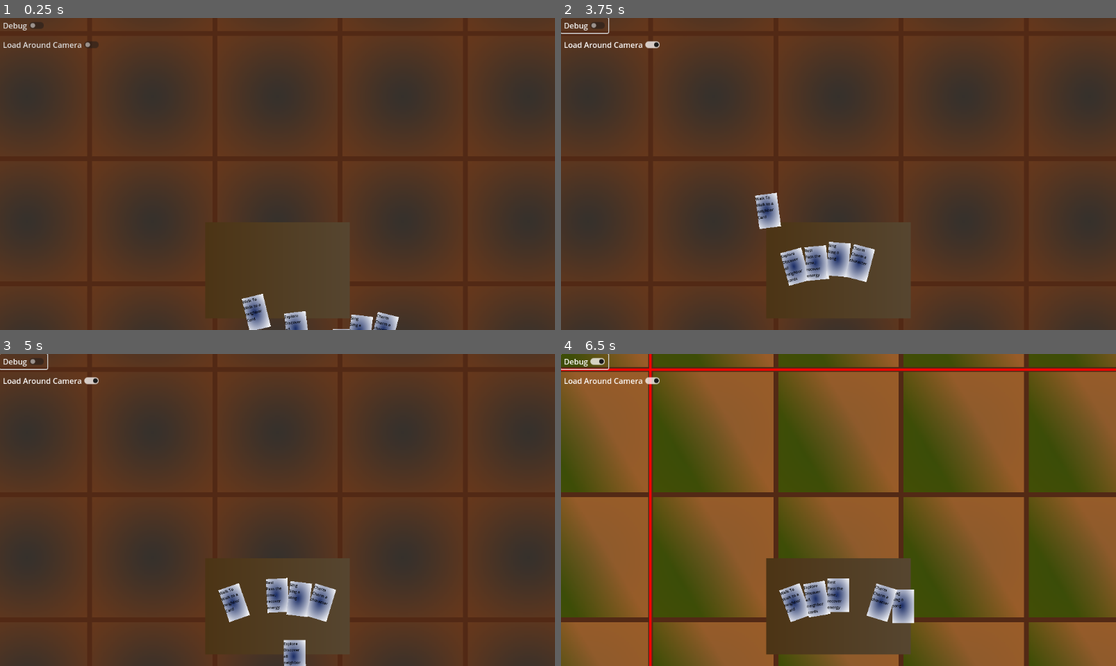
Above: before the commit, frames 1-4 (two rows, left to right).
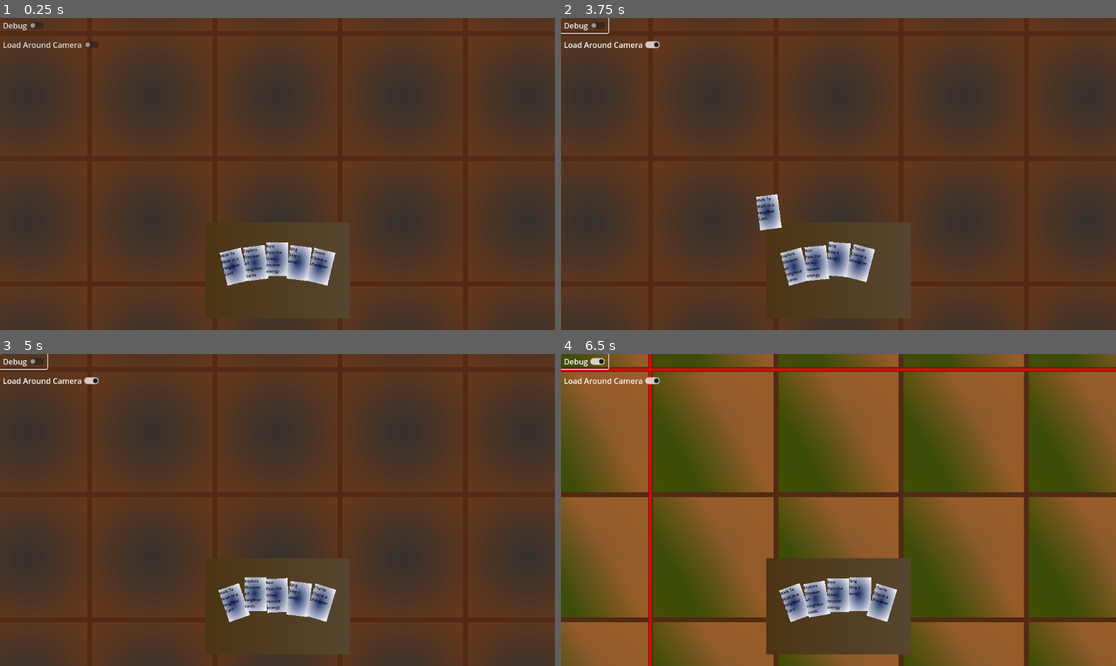
Above: after the commit, the same moments.

Repository: dollythecamus/world-of-cards
Game: Godot game, scene res://world/world.tscn
The game is run twice, just before and just after one commit, with the same random seed, the same clock (stepped at 60 frames per second) and the same inputs. The engine's default icon, where the game draws it, is replaced by a stand-in: a white triangle on a blue panel in a dark square.
Inputs (mouse positions are in pixels of both pictures, inside the frame that each line leads up to):
- Up to frame 1 (0.25 s): no input
- Up to frame 2 (3.75 s): click (610, 46) at 0.5 s, where only the run before the commit has a clickable "Load Around Camera"; click (583, 24) at 1.25 s, where only the run before the commit has a clickable "Debug"; click (583, 24) at 2 s, where only the run before the commit has a clickable "Debug"; click (583, 24) at 2.75 s, where only the run before the commit has a clickable "Debug"; tap Enter at 3.5 s; drag from (794, 267) to (710, 96) at 3.52 s
- Up to frame 3 (5 s): drag from (255, 600) to (149, 432) at 4.27 s
- Up to frame 4 (6.5 s): move the mouse to (838, 594) at 5.02 s; click (838, 594) at 5.17 s; tap Space at 5.75 s; drag from (860, 600) to (710, 556) at 5.77 s

The runs differ from the first frame. In frame 1, 3.2% of the frame differs, in the area x 39-72%, y 71-100%; in frame 2, 0.2%; in frame 3, 0.8%; in frame 4, 0.8%.

Commit message:
testing more of the 3D world and making stuff more flexible

Diff:
--- a/3DWorldTest/3DWorldTest.tscn
+++ b/3DWorldTest/3DWorldTest.tscn
@@ -22,7 +22,7 @@
 background_mode = 2
 sky = SubResource("Sky_hkgxf")
 
-[node name="3dWorld" type="Node3D"]
+[node name="World" type="Node"]
 
 [node name="Tabletop" type="MeshInstance3D" parent="."]
 mesh = SubResource("PlaneMesh_2atg6")
@@ -38,6 +38,7 @@
 
 [node name="Camera3D" type="Camera3D" parent="."]
 transform = Transform3D(1, 0, 0, 0, 0.962541, 0.271138, 0, -0.271138, 0.962541, 0, 3.2486, 3.38997)
+current = true
 
 [node name="WorldEnvironment" type="WorldEnvironment" parent="."]
 environment = SubResource("Environment_pxhsx")
--- a/3DWorldTest/player.gd
+++ b/3DWorldTest/player.gd
@@ -8,14 +8,12 @@
 	set(v):
 		card.set_position(v, indexed_pos)
 		position = card.position.global
-
 var indexed_pos: Vector2i:
 	get():
 		return card.position.indexed_pos
 	set(v):
 		card.set_position(chunk, v)
 		position = card.position.global
-
 var global: Vector3:
 	get():
 		return card.position.global
--- a/3DWorldTest/world_generator3D.gd
+++ b/3DWorldTest/world_generator3D.gd
@@ -23,9 +23,7 @@
 
 func _ready():
 	set_process(false)
-
-	load_chunks_around_target(5)
-
+	load_chunks_around_target(2)
 	#_load_all_chunks_from_file()
 
 func _exit_tree():
@@ -171,40 +169,18 @@
 				continue  # Skip the card itself
 
 			var pos = Vector2i(card.indexed_pos.x + dx, card.indexed_pos.y + dy)
-			var n = correct_neighbors(current_chunk, pos)
+			var n = GridCard3D.correct_position(current_chunk, pos)
 
 			if loaded_chunks.has(n.chunk) and loaded_chunks[n.chunk][n.indexed_pos]:
 				neighbors.append(loaded_chunks[n.chunk][n.indexed_pos])
 	return neighbors
 
-func correct_neighbors(chunk, indexed_pos):
-	# Check if the indexed_position is outside the current chunk and correct the position
-
-	var p = indexed_pos
-	var c = chunk
-
-	if p.x < 0:
-		p.x = Chunk.SIZE.x - 1
-		c.x -= 1
-	elif p.x >= Chunk.SIZE.x:
-		p.x = 0
-		c.x += 1
-
-	if p.y < 0:
-		p.y = Chunk.SIZE.y - 1
-		c.y -= 1
-	elif p.y >= Chunk.SIZE.y:
-		p.y = 0
-		c.y += 1
-
-	return {'chunk': c, 'indexed_pos':p}
-
 func load_chunks_around_target(render_distance = RENDER_DISTANCE):
 	if not is_loaded(load_target.chunk):
 		load_chunk(load_target.chunk)
 
-	for dx in range(-render_distance, render_distance):  # Load chunks in a 5x5 grid around the player
-		for dy in range(-render_distance, render_distance):
+	for dx in range(-render_distance+1, render_distance):  # Load chunks in a grid around the target
+		for dy in range(-render_distance+1, render_distance):
 			var d = Vector2i(dx, dy)
 			if not is_loaded(load_target.chunk + d): # only loads new chunks when the player moved to an unloaded place
 				load_chunk(load_target.chunk + d)
--- a/Cards/DragCard.gd
+++ b/Cards/DragCard.gd
@@ -26,6 +26,7 @@
 const VELOCITY_THRESHOLD = 200.0
 
 var drag_speed := 35.0
+var acceleration := 1000.0
 var angular_speed := 255.0
 var mouse_over_offset := Vector2(0, -20)
 var is_close_threshold := 21.0
@@ -74,22 +75,31 @@
 			velocity = target_position(velocity, card.position, sorted_position)
 			sprite_velocity = target_position(sprite_velocity, visual.position, sprite_rest_position + mouse_over_offset)
 			angular_velocity = target_rotation(angular_velocity, visual.rotation, 0.0)
+
 		else:
 			velocity = target_position(velocity, card.position, sorted_position)
 			sprite_velocity = target_position(sprite_velocity, visual.position, sprite_rest_position)
 			angular_velocity = target_rotation(angular_velocity, visual.rotation, sorted_rotation)
+
 	else:
 		var target = card.get_global_mouse_position()
 		velocity = target_position(velocity, card.position, target)
 		sprite_velocity = target_position(sprite_velocity, visual.position, sprite_rest_position)
 		angular_velocity = target_rotation(angular_velocity, visual.rotation, 0.0)
 
+	# target to input
+	if card.shortcut_input != null:
+		if Input.is_action_pressed(card.shortcut_input):
+			var target = card.get_global_mouse_position()
+			card.position = target
+			return
+
 	visual.rotation += angular_velocity * angular_speed * delta
 	visual.position += sprite_velocity * drag_speed * delta
 	card.position += velocity * drag_speed * delta
 
 func target_position(vel: Vector2, current: Vector2, target: Vector2) -> Vector2:
-	return vel.move_toward(target - current, drag_speed);
+	return vel.move_toward(target - current, acceleration);
 
 func target_rotation(vel : float, current: float, target: float) -> float:
 	var difference = angle_difference(deg_to_rad(current), deg_to_rad(target));
--- a/Cards/GridCard.gd
+++ b/Cards/GridCard.gd
@@ -52,10 +52,10 @@
 	var indexed_pos = (global - chunk_offset) / OFFSET
 	return {"chunk":chunk, "indexed_pos":indexed_pos, "global": global}
 
-static func get_globaL_from_position(chunk, indexed_pos):
+static func get_global_from_position(chunk, indexed_pos):
 	var chunk_offset = chunk * OFFSET * CHUNK_SIZE
 	var centered = indexed_pos * OFFSET
-	return centered + chunk_offset
+	return {"chunk":chunk, "indexed_pos":indexed_pos, "global": centered + chunk_offset}
 
 static func get_relative(pos0, pos1):
 	# calculating a distance with the global positions and converting them to distance in ammount of cards
@@ -65,3 +65,36 @@
 	'indexed_pos':pos1.indexed_pos - pos0.indexed_pos,
 	'global': pos1.global - pos0.global,
 	'distance':distance.length()}
+
+static func correct_position(chunk: Vector2i, indexed_pos: Vector2i) -> Dictionary:
+	# Given a base chunk coordinate and an “indexed” (tile) position that
+	# may lie outside that chunk by any number of chunks, compute:
+	#   • the adjusted chunk coords
+	#   • the wrapped “local” tile position within [0..SIZE)
+	#
+	# e.g. chunk=(0,0), indexed_pos=(24,0), SIZE=(10,10):
+	#   dx = 24 / 10 = 2 chunks to the right
+	#   new_pos.x = 24 % 10 = 4
+	#   → chunk=(2,0), pos=(4,0)
+
+	var p = indexed_pos
+	var c = chunk
+
+	# compute how many chunks to move in x, and wrap p.x into [0..size.x)
+	var dx = int(floor(p.x / CHUNK_SIZE.x))
+	p.x = int(p.x % CHUNK_SIZE.x)
+	if p.x < 0:
+		# fix negatives
+		p.x += CHUNK_SIZE.x
+		dx -= 1
+	c.x += dx
+
+	# same for y
+	var dy = int(floor(p.y / CHUNK_SIZE.y))
+	p.y = int(p.y % CHUNK_SIZE.y)
+	if p.y < 0:
+		p.y += CHUNK_SIZE.y
+		dy -= 1
+	c.y += dy
+
+	return GridCard.get_global_from_position(c, p)
--- a/Cards/GridCard3D.gd
+++ b/Cards/GridCard3D.gd
@@ -60,7 +60,46 @@
 	var indexed_pos = (global2D - (chunk_offset as Vector2) )  / OFFSET
 	return {"chunk":chunk, "indexed_pos":indexed_pos, "global": global}
 
+static func get_global_from_position(chunk, indexed_pos):
+	var chunk_offset = chunk * OFFSET * CHUNK_SIZE
+	var centered = indexed_pos * OFFSET
+	var g = centered + chunk_offset
+	return {"chunk":chunk, "indexed_pos":indexed_pos, "global": Vector3(g.x, Z, g.y)}
+
 static func get_relative(pos0, pos1):
 	return {'chunk':pos1.chunk - pos0.chunk,
 	'indexed_pos':pos1.indexed_pos - pos0.indexed_pos,
 	'global': pos1.global - pos0.global}
+
+static func correct_position(chunk: Vector2i, indexed_pos: Vector2i) -> Dictionary:
+	# Given a base chunk coordinate and an “indexed” (tile) position that
+	# may lie outside that chunk by any number of chunks, compute:
+	#   • the adjusted chunk coords
+	#   • the wrapped “local” tile position within [0..SIZE)
+	#
+	# e.g. chunk=(0,0), indexed_pos=(24,0), SIZE=(10,10):
+	#   dx = 24 / 10 = 2 chunks to the right
+	#   new_pos.x = 24 % 10 = 4
+	#   → chunk=(2,0), pos=(4,0)
+
+	var p = indexed_pos
+	var c = chunk
+
+	# compute how many chunks to move in x, and wrap p.x into [0..size.x)
+	var dx = int(floor(p.x / CHUNK_SIZE.x))
+	p.x = int(p.x % CHUNK_SIZE.x)
+	if p.x < 0:
+		# fix negatives
+		p.x += CHUNK_SIZE.x
+		dx -= 1
+	c.x += dx
+
+	# same for y
+	var dy = int(floor(p.y / CHUNK_SIZE.y))
+	p.y = int(p.y % CHUNK_SIZE.y)
+	if p.y < 0:
+		p.y += CHUNK_SIZE.y
+		dy -= 1
+	c.y += dy
+
+	return GridCard3D.get_global_from_position(c, p)
--- a/data/player.json
+++ b/data/player.json
@@ -9,6 +9,8 @@
 			"name": "Walk To",
 			"description": "Walk to a neighbor Card",
 			"cost_currency": "time",
+			"shortcut": "W_shortcut",
+			"range":10,
 			"cost": 5.0,
 			"condition": "player_adjacent,explored"
 		},
@@ -16,6 +18,7 @@
 			"name": "Explore",
 			"description": "Discover all neighbor cards",
 			"cost_currency": "time",
+			"shortcut": "E_shortcut",
 			"cost": 10.0,
 			"condition": "on_player"
 		},
--- a/player/action/action_card.gd
+++ b/player/action/action_card.gd
@@ -5,18 +5,28 @@
 
 @onready var label = $Visual/Front/Label
 
+var shortcut_input:
+	get():
+		if data.has('shortcut'):
+			return data.shortcut
+		return null
+
 func _ready() -> void:
 	set_visuals()
 
 func set_visuals():
 	label.text = data.name + "\n" + data.description
 
-func dropped():
+func dropped(override_position = position):
 	var dropped_on_card = null
 	var closest_distance = INF
 
+	position = override_position if override_position != position else position
 	for area in get_overlapping_areas():
-		var distance = position.distance_to(area.global_position)
+		if not area is WorldCard:
+			continue
+
+		var distance = override_position.distance_to(area.global_position)
 		if distance < closest_distance:
 			closest_distance = distance
 			dropped_on_card = area
@@ -42,4 +52,4 @@
 	var player = get_parent().get_node("%Player")
 	var world = get_parent().get_node("%World")
 	var player_card = world.get_card(player.chunk, player.indexed_pos)
-	return card in world.get_neighbors(player_card)
+	return card in world.get_neighbors(player_card, data.range)
--- a/player/cards_tray.gd
+++ b/player/cards_tray.gd
@@ -4,12 +4,14 @@
 # Adjust this to wherever you want the player hand to start
 var hand_origin = Vector2(0, 0)
 
+var current_cards = {}
+
 func spawn_action_hand(player_actions):
 	for i in range(player_actions.size()):
 		var card = ACTION_CARD_SCENE.instantiate()
 		var action_card_data = GameData.get_action_card(player_actions[i])
 		card.data = action_card_data  # Custom method on the ActionCard
-
+		current_cards[card.data.name] = card
 		add_child(card)
 
 func _process(_delta: float) -> void:
@@ -19,3 +21,11 @@
 
 func _on_spawned_player(player: Variant) -> void:
 	spawn_action_hand(player.data.actions)
+
+func _input(event: InputEvent) -> void:
+
+	if event is InputEventKey:
+		for card in current_cards.values():
+			if card.shortcut_input != null:
+				if event.is_action_released(card.shortcut_input):
+					card.dropped()
--- a/project.godot
+++ b/project.godot
@@ -20,6 +20,19 @@
 GameData="*res://gameData.gd"
 Utils="*res://Utils.gd"
 
+[input]
+
+W_shortcut={
+"deadzone": 0.2,
+"events": [Object(InputEventKey,"resource_local_to_scene":false,"resource_name":"","device":-1,"window_id":0,"alt_pressed":false,"shift_pressed":false,"ctrl_pressed":false,"meta_pressed":false,"pressed":false,"keycode":0,"physical_keycode":87,"key_label":0,"unicode":119,"location":0,"echo":false,"script":null)
+]
+}
+E_shortcut={
+"deadzone": 0.2,
+"events": [Object(InputEventKey,"resource_local_to_scene":false,"resource_name":"","device":-1,"window_id":0,"alt_pressed":false,"shift_pressed":false,"ctrl_pressed":false,"meta_pressed":false,"pressed":false,"keycode":0,"physical_keycode":69,"key_label":0,"unicode":101,"location":0,"echo":false,"script":null)
+]
+}
+
 [rendering]
 
 environment/defaults/default_clear_color=Color(0.32, 0.162133, 0.0832, 1)
--- a/world/world_card/world_card.gd
+++ b/world/world_card/world_card.gd
@@ -93,7 +93,7 @@
 	return visual_back.get_rect().has_point(pos)
 
 func action(action_card):
-	var neighbors = get_parent().get_neighbors(self, 1, true)
+	var neighbors = get_parent().get_neighbors(self, 10, true)
 	var player = get_parent().get_node("%Player")
 
 	if action_card.data.name == "Explore":
--- a/world/world_generator.gd
+++ b/world/world_generator.gd
@@ -153,16 +153,16 @@
 func get_card(chunk, pos):
 	return loaded_chunks[chunk][pos]
 
-func get_neighbors(card, distance = 1, is_circle = false, radius = distance):
+func get_neighbors(card, distance = 2, is_circle = false, radius = distance - 1):
 	var neighbors = []
 
-	for dx in range(-distance, distance + 1):
-		for dy in range(-distance, distance + 1):
+	for dx in range(-distance+1, distance):
+		for dy in range(-distance+1, distance):
 			if dx == 0 and dy == 0:
 				continue  # Skip the card itself
 
 			var pos = Vector2i(card.indexed_pos.x + dx, card.indexed_pos.y + dy)
-			var n = correct_position(card.chunk, pos)
+			var n = GridCard.correct_position(card.chunk, pos)
 
 			# card.card_position is strange maybe correct that
 			if is_circle && GridCard.get_relative(card.card_position, n).distance > radius: # skip outside of a radius
@@ -172,58 +172,24 @@
 				neighbors.append(loaded_chunks[n.chunk][n.indexed_pos])
 	return neighbors
 
-func correct_position(chunk: Vector2i, indexed_pos: Vector2i) -> Dictionary:
-	# Given a base chunk coordinate and an “indexed” (tile) position that
-	# may lie outside that chunk by any number of chunks, compute:
-	#   • the adjusted chunk coords
-	#   • the wrapped “local” tile position within [0..SIZE)
-	#
-	# e.g. chunk=(0,0), indexed_pos=(24,0), SIZE=(10,10):
-	#   dx = 24 / 10 = 2 chunks to the right
-	#   new_pos.x = 24 % 10 = 4
-	#   → chunk=(2,0), pos=(4,0)
-	#
-	var size = Chunk.SIZE  # assume a Vector2i
-	var p = indexed_pos
-	var c = chunk
-
-	# compute how many chunks to move in x, and wrap p.x into [0..size.x)
-	var dx = int(floor(p.x / size.x))
-	p.x = int(p.x % size.x)
-	if p.x < 0:
-		# fix negatives
-		p.x += size.x
-		dx -= 1
-	c.x += dx
-
-	# same for y
-	var dy = int(floor(p.y / size.y))
-	p.y = int(p.y % size.y)
-	if p.y < 0:
-		p.y += size.y
-		dy -= 1
-	c.y += dy
-
-	return {'chunk': c, 'indexed_pos':p, 'global':GridCard.get_globaL_from_position(c, p)}
-
 func load_chunks_around_target(render_distance = RENDER_DISTANCE):
 	if not is_loaded(load_target.chunk):
 		load_chunk(load_target.chunk)
 
-	for dx in range(-render_distance, render_distance + 1):  # Load chunks in a grid around the target
-		for dy in range(-render_distance, render_distance + 1):
+	for dx in range(-render_distance+1, render_distance):  # Load chunks in a grid around the target
+		for dy in range(-render_distance+1, render_distance):
 			var d = Vector2i(dx, dy)
 			if not is_loaded(load_target.chunk + d): # only loads new chunks when the player moved to an unloaded place
 				load_chunk(load_target.chunk + d)
 
-func load_chunks_around_player():
+func load_chunks_around_player(render_distance = RENDER_DISTANCE):
 	load_target = get_target(player)
-	load_chunks_around_target()
+	load_chunks_around_target(render_distance)
 	get_card(player.chunk, player.indexed_pos).flip()
 
 func _on_spawned_player(_player: Variant) -> void:
 	player = _player
-	load_chunks_around_player()
+	load_chunks_around_player(6)
 
 class Chunk:
 	const SIZE = Vector2i(10, 10)
@@ -241,5 +207,5 @@
 		set_process(true)
 	else:
 		target = player
-		load_chunks_around_target(2)
+		load_chunks_around_target(6)
 		set_process(false)
